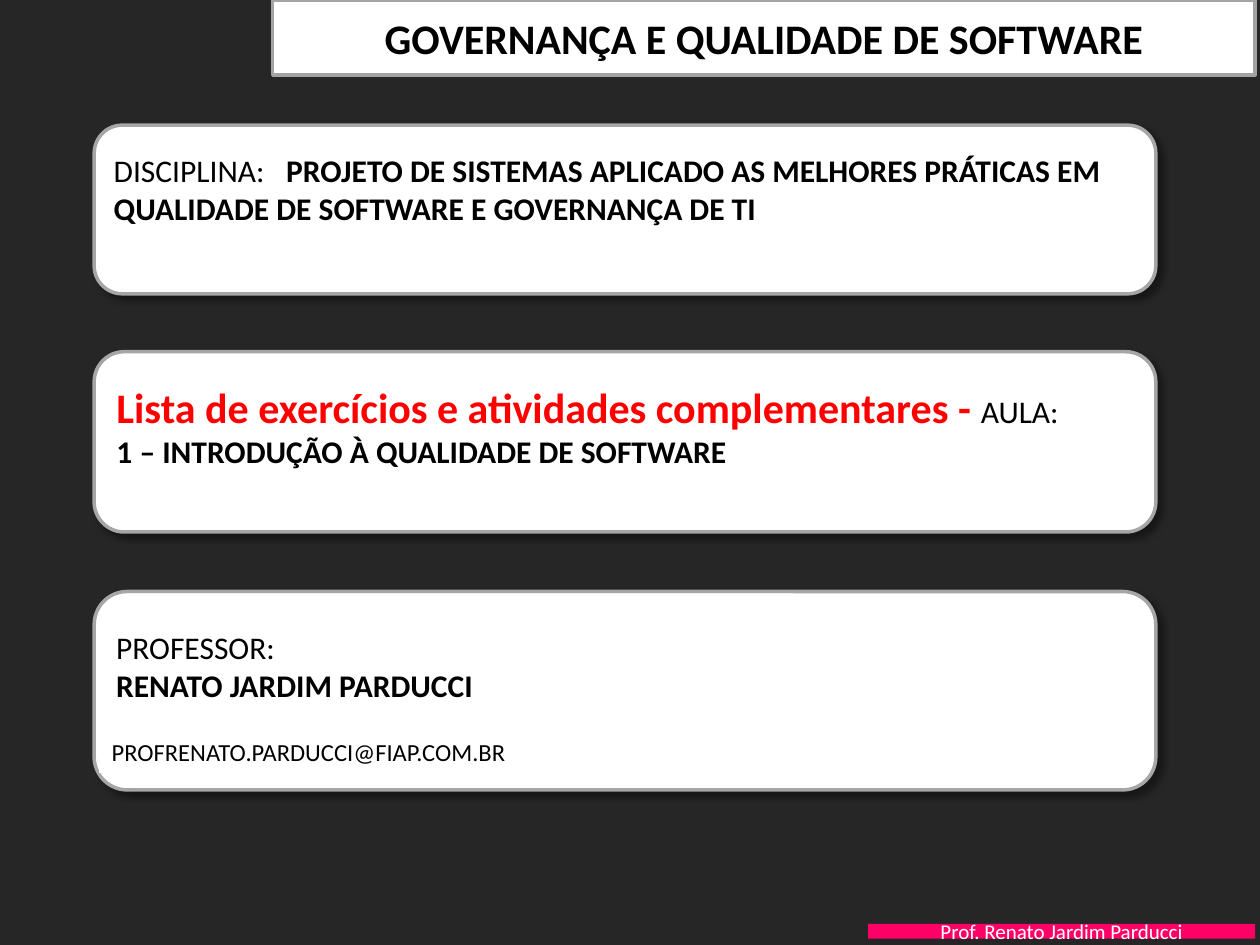
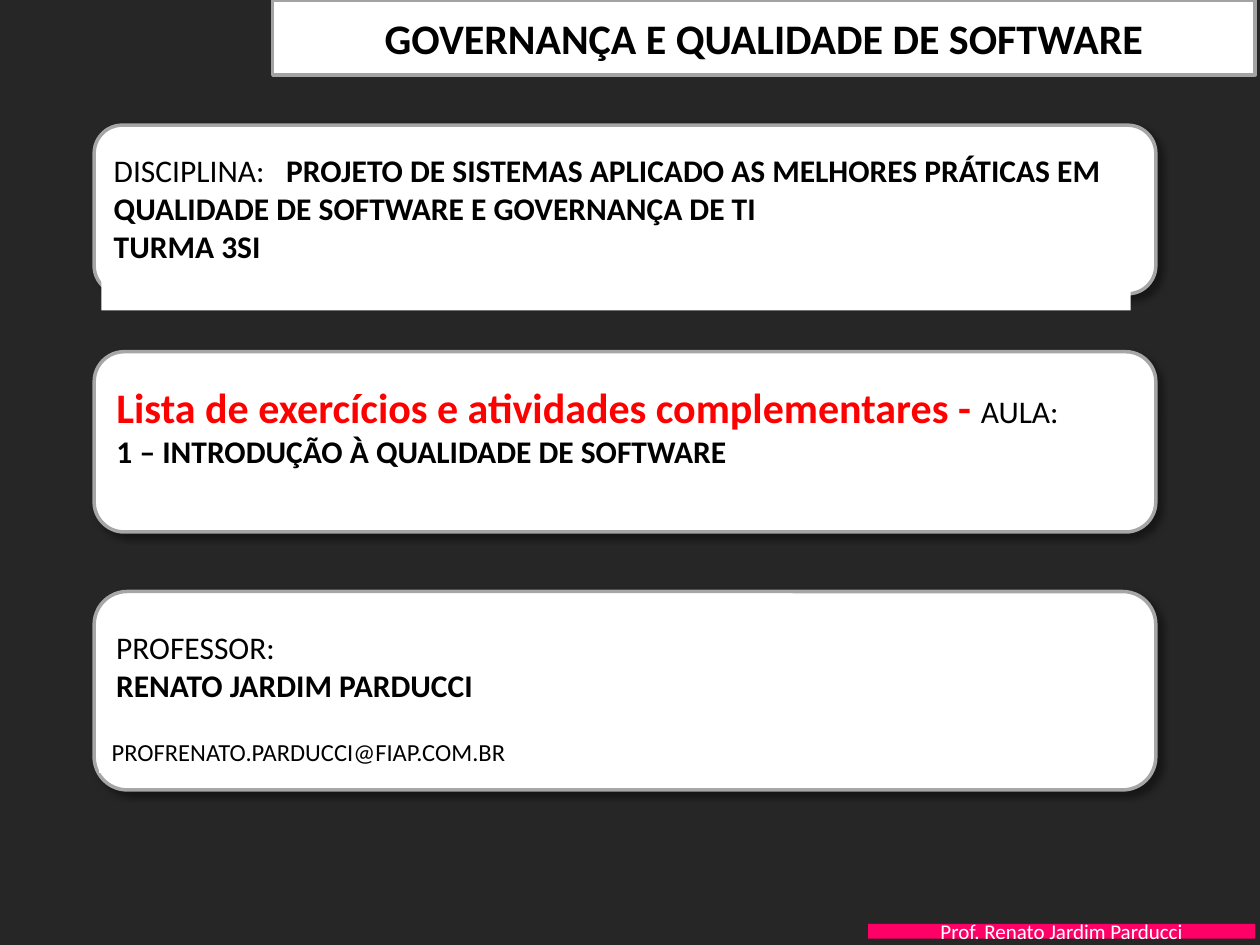
Before and after one commit to negoNegoso/SI-Estacionamento, a slide deck: slide 1 of Documentacao/FIAP-QualidProjSW-Aula-1-Introducao Qualidade - EXERCICIOS.pptx. Drawn at 1260x945 pixels with LibreOffice and Linux fonts; fonts in the diff are those of the drawing; background and template pictures are left out. Boxes give left, top, right and bottom in pixels: in the first picture for what was removed or moved away, otherwise in the second. Text is boxed around its words. In the diff, an @@ line names an element or a change of style, - is before the commit and + after.

Commit message:
add das informações da turma
add das informações da turma

```diff
--- a/Documentacao/FIAP-QualidProjSW-Aula-1-Introducao Qualidade - EXERCICIOS.pptx
+++ b/Documentacao/FIAP-QualidProjSW-Aula-1-Introducao Qualidade - EXERCICIOS.pptx
@@ rectangle "DISCIPLINA: PROJETO DE SISTEMAS APLICADO ...": place and size @@
-rectangle "DISCIPLINA: PROJETO DE SISTEMAS APLICADO ..." at [114, 156, 1100, 226]
+rectangle "DISCIPLINA: PROJETO DE SISTEMAS APLICADO ..." at [101, 145, 1130, 310]
@@ text in rectangle at [114, 237, 260, 259]: paragraph added @@
+TURMA 3SI
```
